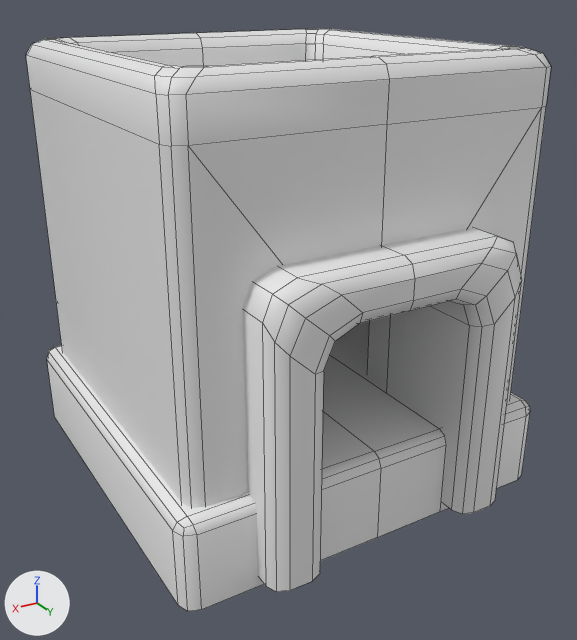
Renders of the FBX model Assets/000.Eeeeden/00-Fbxs/02-Factory/01-Factory/Lv1-B-Factory.fbx from each side of a commit.
Before and after are seen from a 50 mm lens placed at (2.64, 4.63, 3.23), pointed at (0.02, 0.26, 1.04). The axes (+X, +Y, +Z) are drawn at lower left. The lights are the same throughout. Mesh edges are drawn as thin lines. Where no turn or scale is listed for an object, it has been applied to the vertices.

Before the edit, the objects in view are built like this:
```python
me_lv1_b_factory = bpy.data.meshes.new('Lv1-B-Factory')
me_lv1_b_factory.from_pydata(...)  # 271 vertices, 230 faces; spans x -1.34..1.34, y -1.34..1.54, z -0.08..2.84
ob_lv1_b_factory = bpy.data.objects.new('Lv1-B-Factory', me_lv1_b_factory)
ob_lv1_b_factory.location = (0.0, 0.0, 0.0)
```
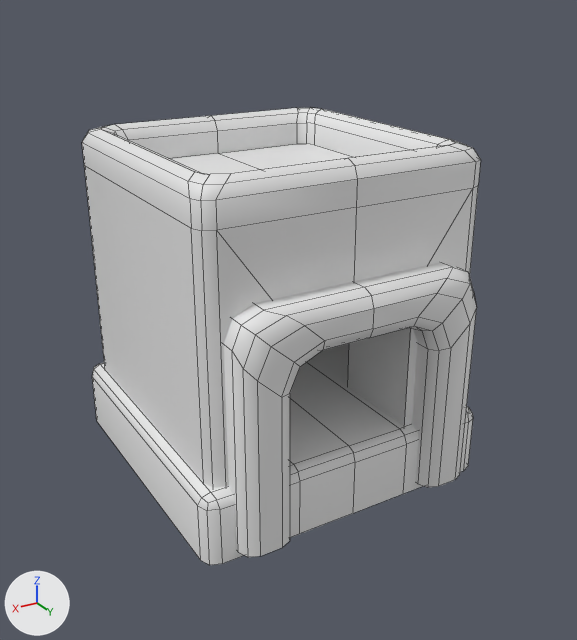
Where the change shows, as pixel boxes [x1, y1, x2, y2] in the pictures (577 x 640 px; the box of a moved part takes in the faces that stretch with it):
'Lv1-B-Factory', reshaped (24% narrower, 21% shorter): before [26, 29, 551, 611]; after [82, 108, 481, 565]
part 1 of me_lv1_b_factory, moved or reshaped: before [47, 321, 530, 611]; after [92, 343, 473, 565]
part 2 of me_lv1_b_factory, moved or reshaped: before [26, 29, 551, 592]; after [82, 108, 481, 557]

What the commit changed:
me_lv1_b_factory is used by ob_lv1_b_factory; location (0.0, 0.0, 0.0).
me_lv1_b_factory had 271 vertices, 230 faces and spanned x -1.34..1.34, y -1.34..1.54, z -0.08..2.84.
me_lv1_b_factory now has 271 vertices, 230 faces and spans x -1.07..1.07, y -1.07..1.2, z -0.06..2.27.
me_lv1_b_factory part 1: the loose piece of 64 vertices spanning x -1.34..1.34, y -1.34..1.34, z -0.08..0.52 is turned -0 degrees about the x axis through its middle and scaled by 0.793, then moved by (0.0, 0.0, -0.05).
me_lv1_b_factory part 2: 207 of 271 vertices moved; they spanned x -1.24..1.24, y -1.24..1.54, z 0.0..2.84 and now span x -0.99..0.99, y -0.99..1.2, z 0.0..2.27; mean shift (0.0, -0.13, -0.39); largest move (1.17, -1.17, 2.81) -> (0.92, -0.92, 2.24).
